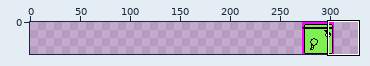
One commit to this sprite sheet: Eugine/res/img/char/ninja.png. Above, an overview of the earlier version with the close-up marked.
Close-up. Before the edit:
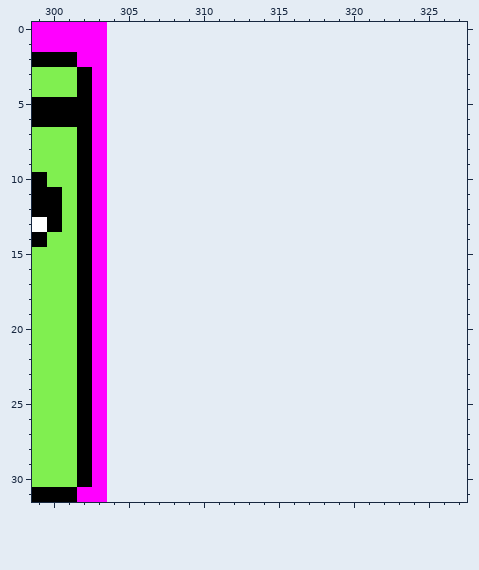
The file is 32x32 pixels. Shown: x 299..327, y 0..31. The old version is drawn lined up with the new one, on the new canvas. The commit also changed other parts of the picture, which this record leaves out.
Once edited:
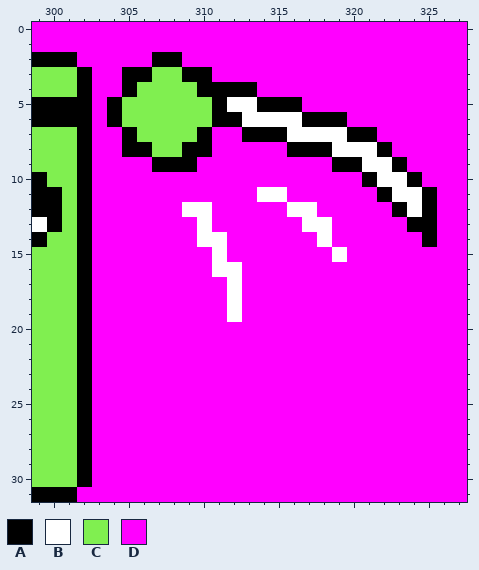
Palette (. is transparent): A #000000  B #ffffff  C #80ef50  D #ff00ff
From old to new:
canvas 32x32 -> 328x32, the old top-left corner now at 272,0
Changed rows in their new state; - is an unchanged pixel.
first column x 304:
 0 DDDDDDDDDDDDDDDDDDDDDDDD
 1 DDDDDDDDDDDDDDDDDDDDDDDD
 2 DDDAADDDDDDDDDDDDDDDDDDD
 3 DAACCAADDDDDDDDDDDDDDDDD
 4 DACCCCAAAADDDDDDDDDDDDDD
 5 ACCCCCCABBAAADDDDDDDDDDD
 6 ACCCCCCAABBBBAAADDDDDDDD
 7 DACCCCADDAAABBBBAADDDDDD
 8 DAACCAADDDDDAAABBBADDDDD
 9 DDDAAADDDDDDDDDAABBADDDD
10 DDDDDDDDDDDDDDDDDABBADDD
11 DDDDDDDDDDBBDDDDDDABBADD
12 DDDDDBBDDDDDBBDDDDDABADD
13 DDDDDDBDDDDDDBBDDDDDAADD
14 DDDDDDBBDDDDDDBDDDDDDADD
15 DDDDDDDBDDDDDDDBDDDDDDDD
16 DDDDDDDBBDDDDDDDDDDDDDDD
17 DDDDDDDDBDDDDDDDDDDDDDDD
18 DDDDDDDDBDDDDDDDDDDDDDDD
19 DDDDDDDDBDDDDDDDDDDDDDDD
20 DDDDDDDDDDDDDDDDDDDDDDDD
21 DDDDDDDDDDDDDDDDDDDDDDDD
22 DDDDDDDDDDDDDDDDDDDDDDDD
23 DDDDDDDDDDDDDDDDDDDDDDDD
24 DDDDDDDDDDDDDDDDDDDDDDDD
25 DDDDDDDDDDDDDDDDDDDDDDDD
26 DDDDDDDDDDDDDDDDDDDDDDDD
27 DDDDDDDDDDDDDDDDDDDDDDDD
28 DDDDDDDDDDDDDDDDDDDDDDDD
29 DDDDDDDDDDDDDDDDDDDDDDDD
30 DDDDDDDDDDDDDDDDDDDDDDDD
31 DDDDDDDDDDDDDDDDDDDDDDDD
Changed places in both close-ups, as pixel boxes (x1, y1, x2, y2):
added: (107, 22, 467, 502)
